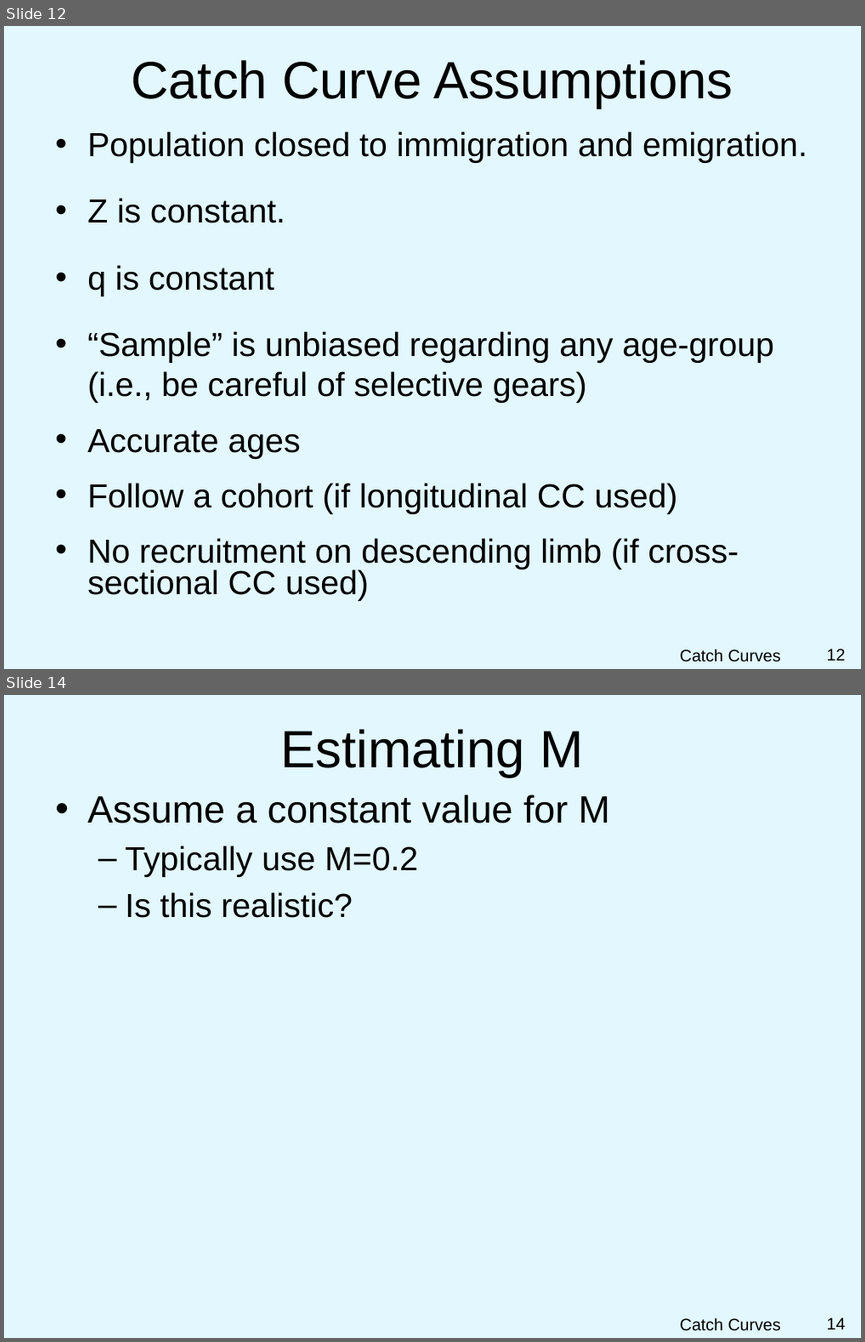
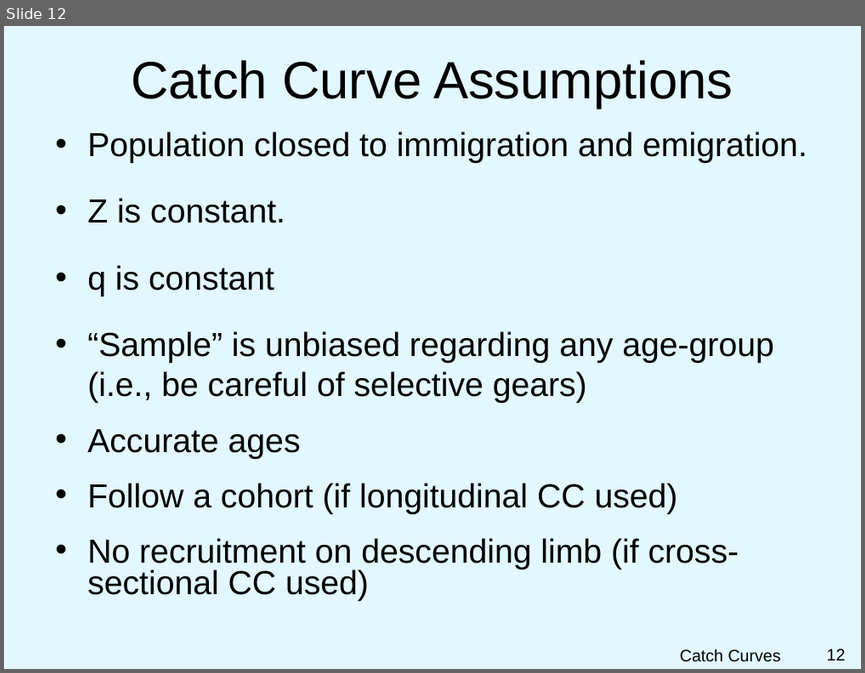
Before and after one commit to droglenc/NCNRS349, a slide deck: modules/Mortality/PPT.pptx. Shown one above the other, each under a label of ours: slides 12 and 14 before the commit, slide 12 after it; the slides between them are not shown. The pictures are 865x1342 and 865x673 pixels, drawn with LibreOffice and Linux fonts; fonts in the diff are those of the drawing; background and template pictures are left out. Boxes give left, top, right and bottom in pixels: in the first picture for what was removed or moved away, otherwise in the second. Text is boxed around its words. In the diff, an @@ line names an element or a change of style, - is before the commit and + after.

Commit message:
Work on Catch Curve  BKG and PPT

```diff
--- a/modules/Mortality/PPT.pptx
+++ b/modules/Mortality/PPT.pptx
@@ slide 14 removed at box(4, 695, 861, 1338), background picture (left out) @@
@@ title removed at box(281, 729, 583, 777) @@
-Estimating M
@@ text removed at box(87, 794, 610, 918) @@
-• Assume a constant value for M
-  – Typically use M=0.2
-  – Is this realistic?
@@ text removed at box(680, 1317, 781, 1331) @@
-Catch Curves
@@ page number removed at box(827, 1317, 846, 1329) @@
-14
```
Also in this commit, not shown: 7 other slides removed, 12 other files.
